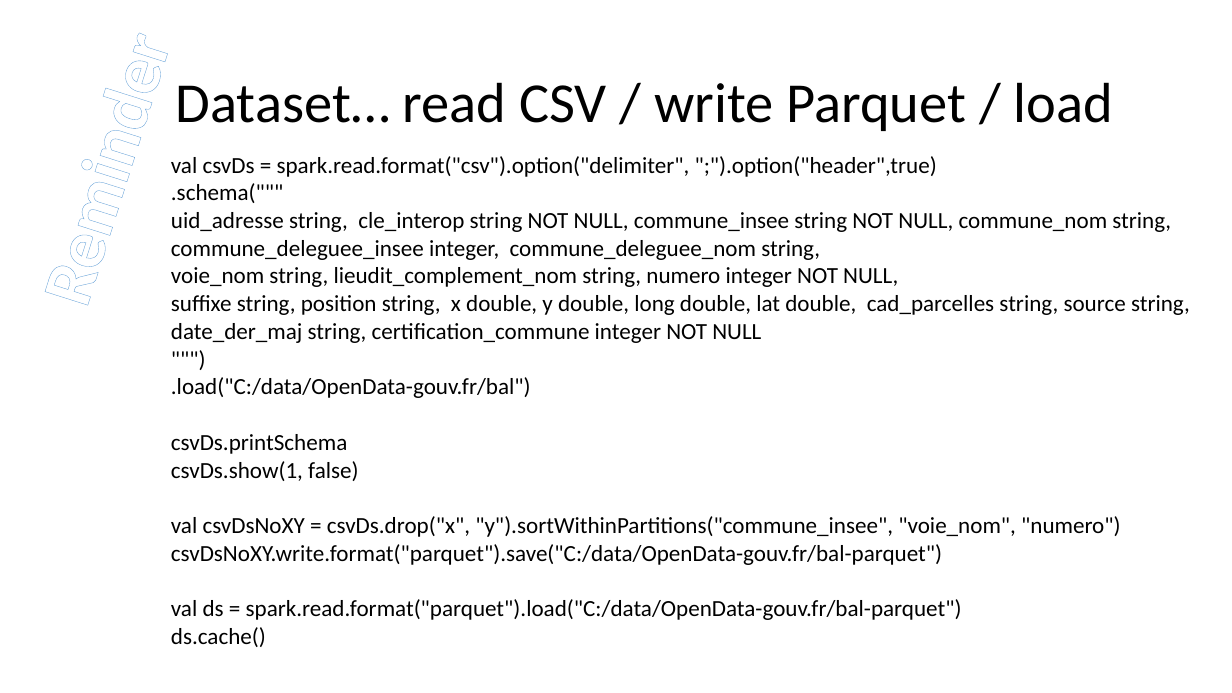
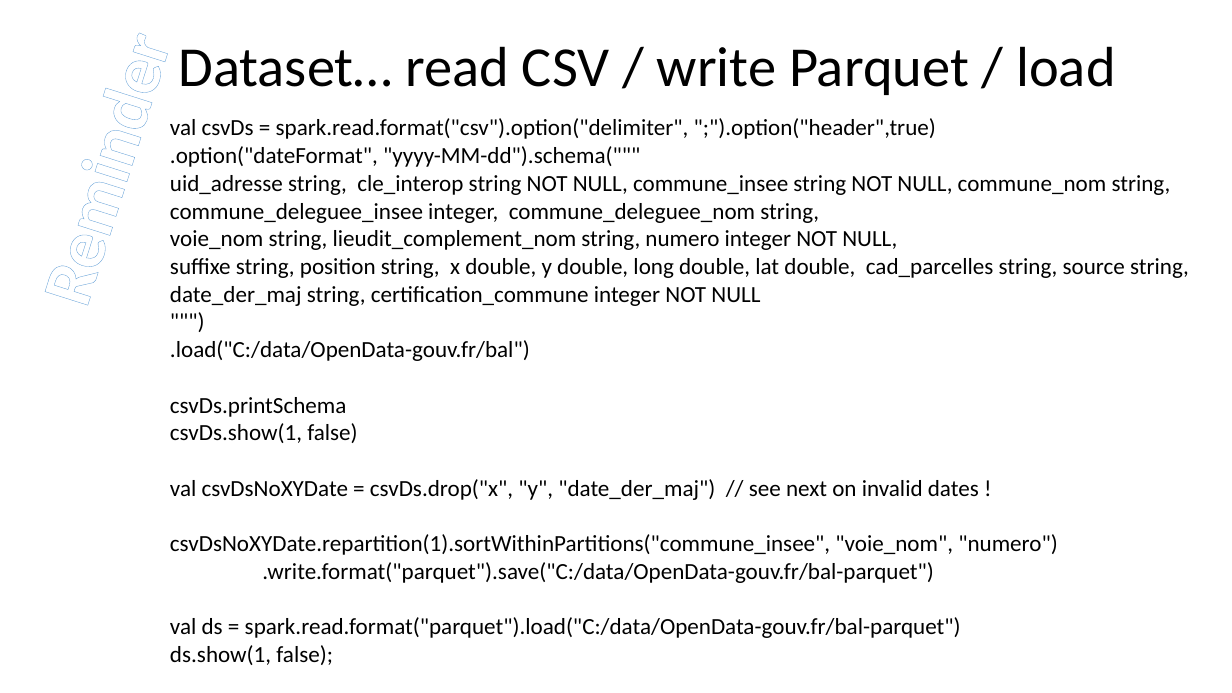
Before and after one commit to Arnaud-Nauwynck/presentations, a slide deck: slide 11 of pres-bigdata/Hands-On/BigData-Spark-TD3.pptx (slide 10 before the commit). Drawn at 1232x693 pixels with LibreOffice and Linux fonts; fonts in the diff are those of the drawing. Boxes give left, top, right and bottom in pixels: in the first picture for what was removed or moved away, otherwise in the second. Text is boxed around its words. In the diff, an @@ line names an element or a change of style, - is before the commit and + after.

```diff
--- a/pres-bigdata/Hands-On/BigData-Spark-TD3.pptx
+++ b/pres-bigdata/Hands-On/BigData-Spark-TD3.pptx
@@ title "Dataset… read CSV / write ...": place and size @@
-title "Dataset… read CSV / write ..." at bbox=[176, 82, 1113, 131]
+title "Dataset… read CSV / write ..." at bbox=[178, 46, 1115, 95]
@@ text "val csvDs = spark.read.format("csv").option("delimiter", ";" ...": place and size @@
-text "val csvDs = spark.read.format("csv").option("delimiter", ";" ..." at bbox=[171, 156, 1190, 647]
+text "val csvDs = spark.read.format("csv").option("delimiter", ";" ..." at bbox=[170, 118, 1189, 665]
@@ text at bbox=[170, 146, 640, 167]: text changed @@
-.schema("""
+.option("dateFormat", "yyyy-MM-dd").schema("""
@@ text at bbox=[170, 479, 1057, 583]: text changed @@
-val csvDsNoXY = csvDs.drop("x", "y").sortWithinPartitions("commune_insee", "voie_nom", "numero")
-csvDsNoXY.write.format("parquet").save("C:/data/OpenData-gouv.fr/bal-parquet")
+val csvDsNoXYDate = csvDs.drop("x", "y", "date_der_maj") // see next on invalid dates !
+csvDsNoXYDate.repartition(1).sortWithinPartitions("commune_insee", "voie_nom", "numero")
+.write.format("parquet").save("C:/data/OpenData-gouv.fr/bal-parquet")
@@ text at bbox=[170, 645, 333, 665]: text changed @@
-ds.cache()
+ds.show(1, false);
```
Also in this commit, not shown: 3 other slides changed, 3 slides added, 9 other files.
